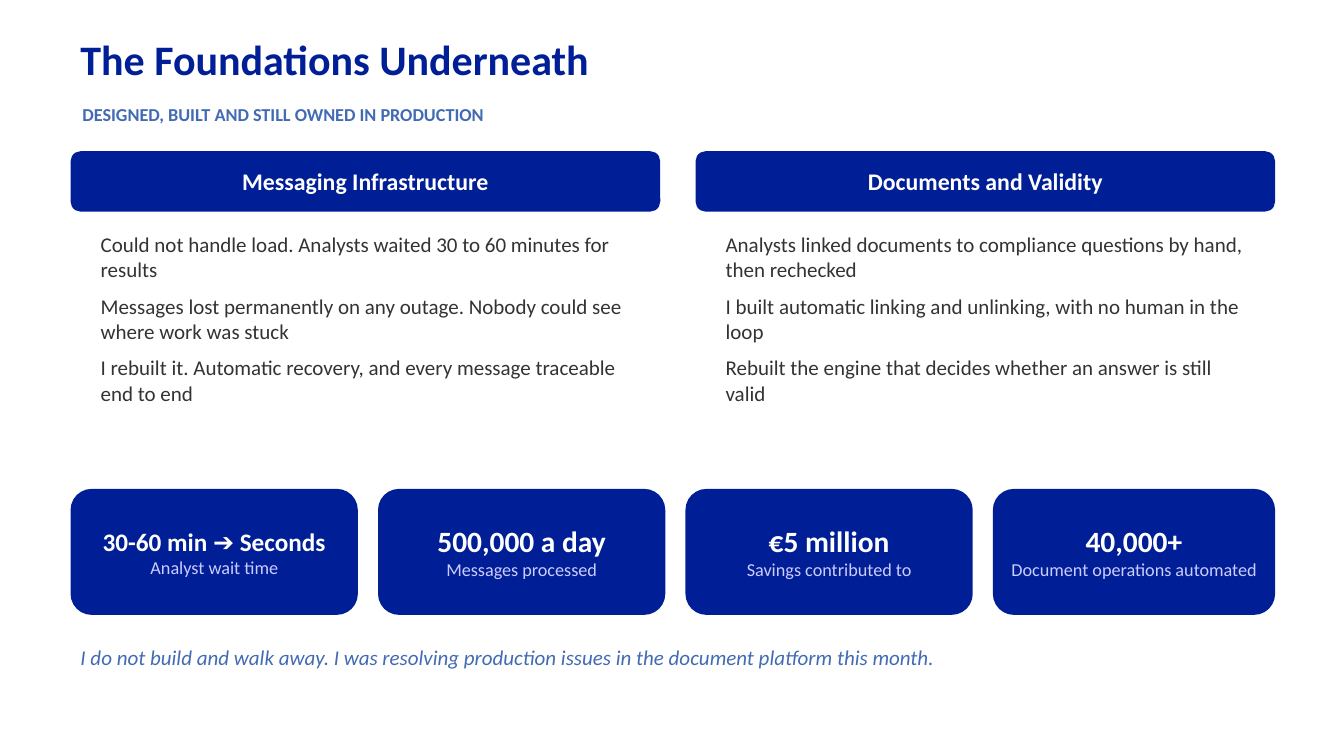
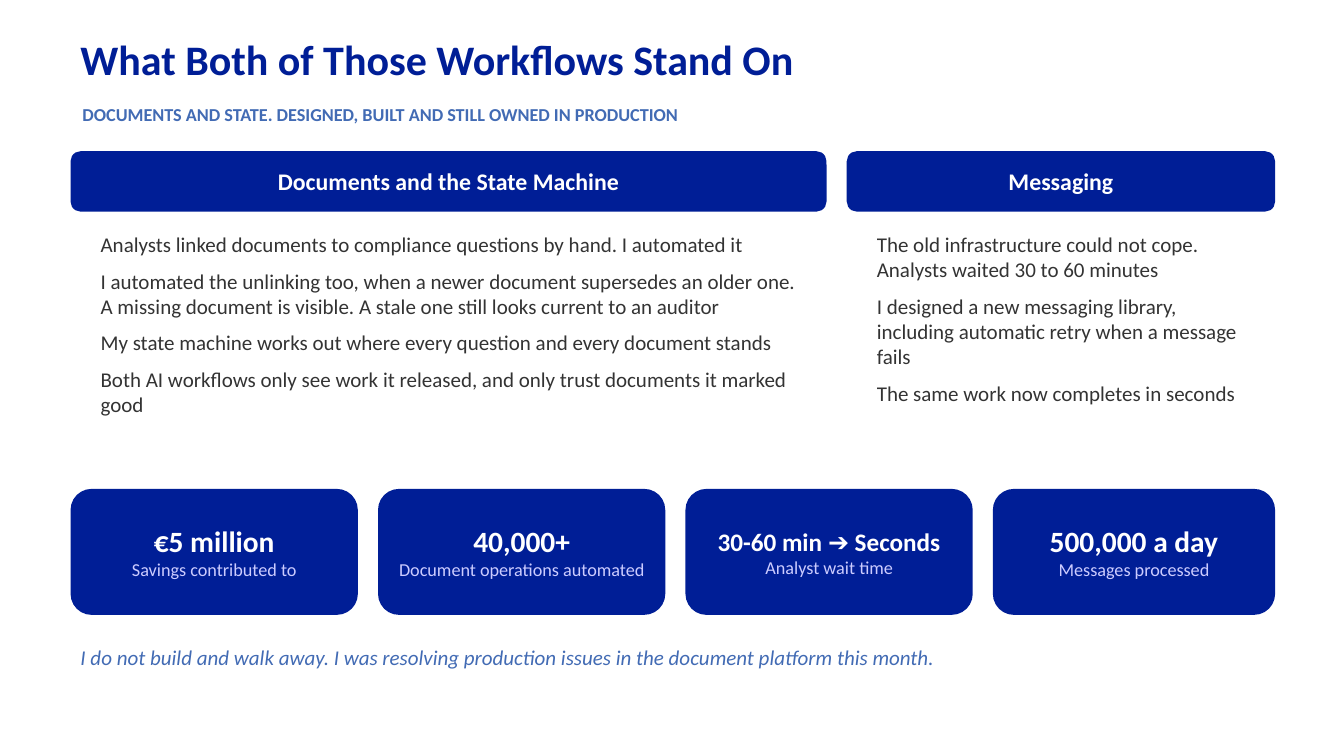
Before and after one commit to Eainde/promo, a slide deck: slide 6 of second_round/promotion_presentation_second_round.pptx. Drawn at 1344x756 pixels with LibreOffice and Linux fonts; fonts in the diff are those of the drawing. Boxes give left, top, right and bottom in pixels: in the first picture for what was removed or moved away, otherwise in the second. Text is boxed around its words. In the diff, an @@ line names an element or a change of style, - is before the commit and + after.

```diff
--- a/second_round/promotion_presentation_second_round.pptx
+++ b/second_round/promotion_presentation_second_round.pptx
@@ text at [80, 45, 793, 76]: text changed @@
-The Foundations Underneath
+What Both of Those Workflows Stand On
@@ text at [82, 109, 678, 123]: text changed @@
-DESIGNED, BUILT AND STILL OWNED IN PRODUCTION
+DOCUMENTS AND STATE. DESIGNED, BUILT AND STILL OWNED IN PRODUCTION
@@ rounded rectangle "Documents and the State Machine": place and size @@
-rounded rectangle "Documents and the State Machine" at [71, 151, 660, 212]
+rounded rectangle "Documents and the State Machine" at [71, 151, 827, 212]
@@ text in rounded rectangle at [278, 173, 619, 190]: text changed @@
-Messaging Infrastructure
+Documents and the State Machine
@@ rounded rectangle "Messaging": place and size @@
-rounded rectangle "Messaging" at [696, 151, 1275, 212]
+rounded rectangle "Messaging" at [847, 151, 1275, 212]
@@ text in rounded rectangle at [1008, 173, 1113, 194]: text changed @@
-Documents and Validity
+Messaging
@@ text at [101, 237, 795, 416]: text changed @@
-Could not handle load. Analysts waited 30 to 60 minutes for results
-Messages lost permanently on any outage. Nobody could see where work was stuck
-I rebuilt it. Automatic recovery, and every message traceable end to end
+Analysts linked documents to compliance questions by hand. I automated it
+I automated the unlinking too, when a newer document supersedes an older one. A missing document is visible. A stale one still looks current to an auditor
+My state machine works out where every question and every document stands
+Both AI workflows only see work it released, and only trust documents it marked good
@@ text at [877, 237, 1237, 405]: text changed @@
-Analysts linked documents to compliance questions by hand, then rechecked
-I built automatic linking and unlinking, with no human in the loop
-Rebuilt the engine that decides whether an answer is still valid
+The old infrastructure could not cope. Analysts waited 30 to 60 minutes
+I designed a new messaging library, including automatic retry when a message fails
+The same work now completes in seconds
@@ text in rounded rectangle at [132, 531, 296, 579]: text changed; size 18 to 13 pt; text colour #FFFFFF to #CCCCFF; bold off @@
-30-60 min ➔ Seconds
-Analyst wait time
+€5 million
+Savings contributed to
@@ text in rounded rectangle at [399, 532, 644, 579]: text changed @@
-500,000 a day
-Messages processed
+40,000+
+Document operations automated
@@ text in rounded rectangle at [718, 533, 941, 577]: text changed; size 13 to 18 pt; text colour #CCCCFF to #FFFFFF; bold on @@
-€5 million
-Savings contributed to
+30-60 min ➔ Seconds
+Analyst wait time
@@ text in rounded rectangle at [1050, 531, 1218, 579]: text changed @@
-40,000+
-Document operations automated
+500,000 a day
+Messages processed
```
Also in this commit, not shown: 3 other slides changed, 7 other files.
